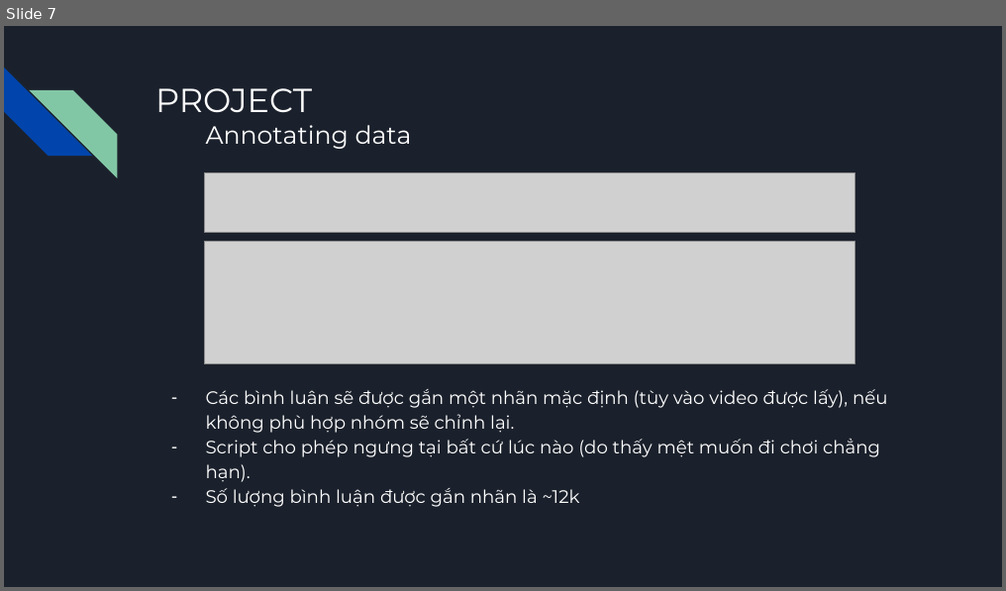
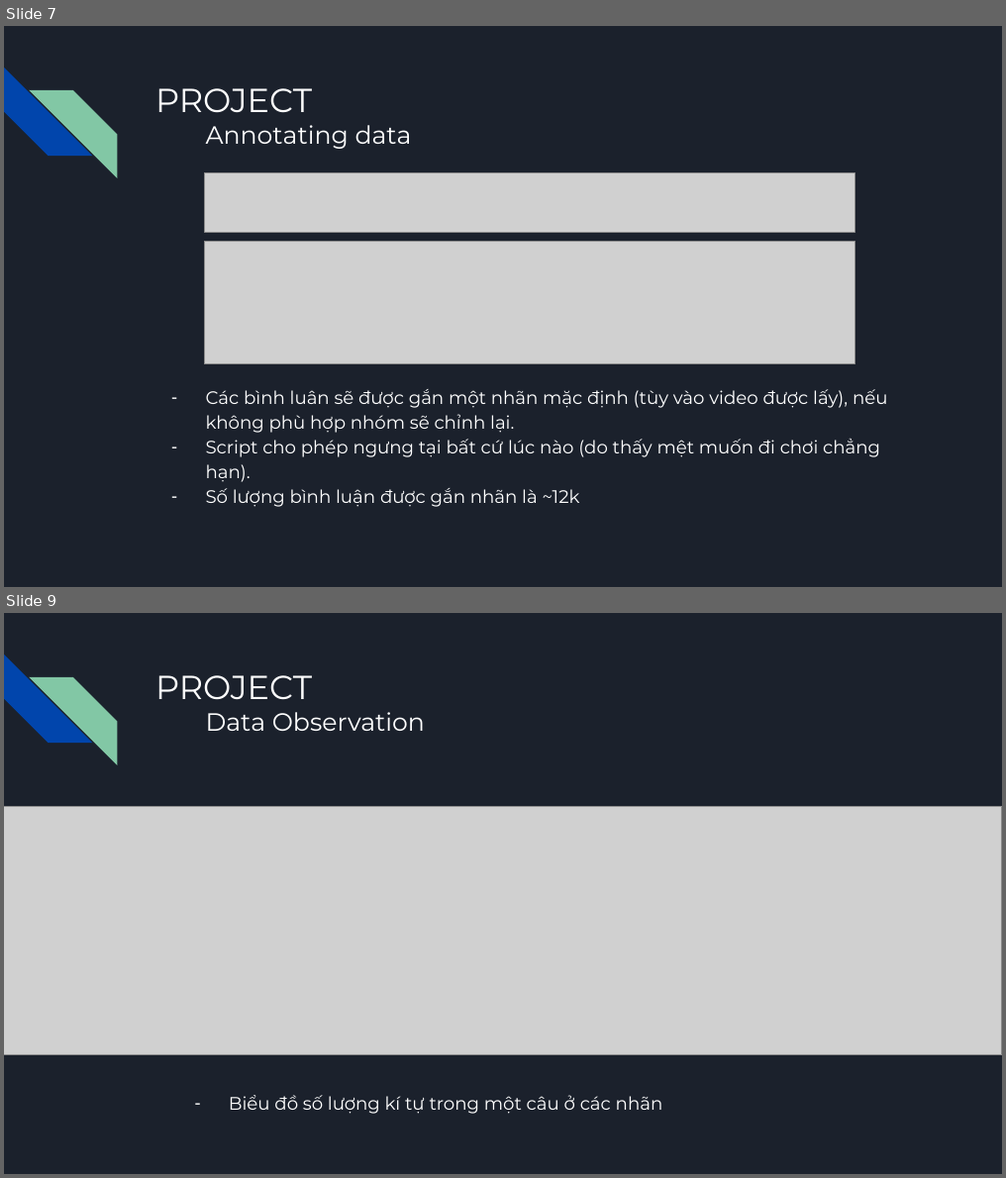
Before and after one commit to nghiaplt/DataScienceFinalProject, a slide deck: Slide.pptx. Shown one above the other, each under a label of ours: slide 7 before the commit, slides 7 and 9 after it; the slides between them are not shown. The pictures are 1006x591 and 1006x1178 pixels, drawn with LibreOffice and Linux fonts; fonts in the diff are those of the drawing; grey boxes stand for pictures. Boxes give left, top, right and bottom in pixels: in the first picture for what was removed or moved away, otherwise in the second. Text is boxed around its words. In the diff, an @@ line names an element or a change of style, - is before the commit and + after.

```diff
--- a/Slide.pptx
+++ b/Slide.pptx
@@ slide 9 added at box(4, 613, 1002, 1174), background #1B212C; not listed: 2 template elements that a slide beside it also shows @@
@@ title added at box(155, 675, 425, 731), 18 pt, text #FFFFFF @@
+PROJECT
+Data Observation
@@ picture added at box(4, 807, 1002, 1057) @@
@@ text added at box(229, 1095, 663, 1114), 13 pt, text #FFFFFF @@
+– Biểu đồ số lượng kí tự trong một câu ở các nhãn
```
Also in this commit, not shown: 5 slides changed, 9 other slides added, 5 slides removed, 2 other files.
